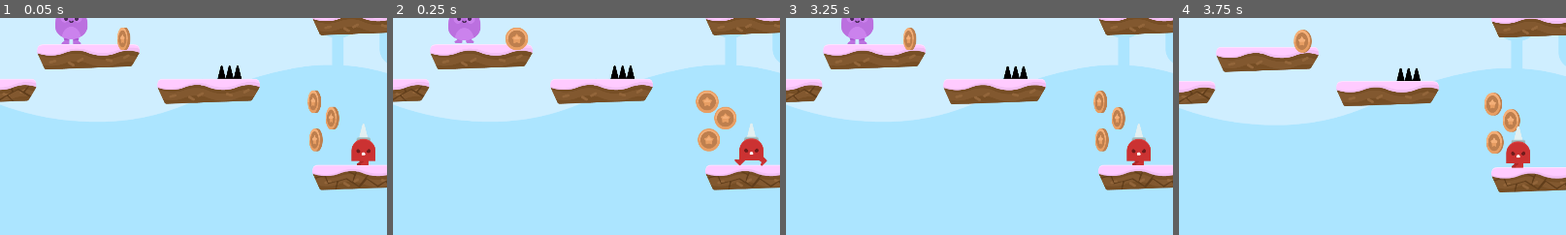
Above: before the commit, frames 1-4 (left to right).
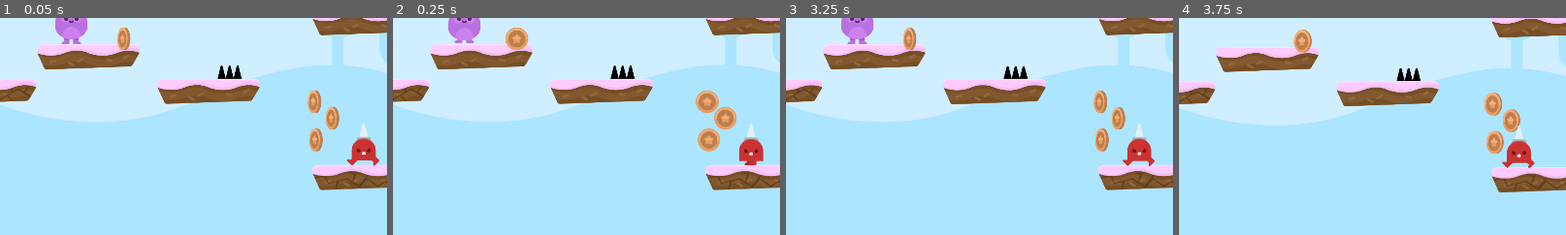
Above: after the commit, the same moments.

Repository: DiscoveringGodot/3_Hoppy_Days
Game: Godot game, scene res://Level 1.tscn
Two runs of this game, one before a commit and one after it. Both use one fixed random seed, a clock stepped at 60 frames per second and the inputs below.
Inputs:
- Up to frame 1 (0.05 s): no input
- Up to frame 2 (0.25 s): no input
- Up to frame 3 (3.25 s): hold Up (ui_up) 0.53-1.28 s; hold Right (ui_right) 0.53-2.03 s; tap Up (ui_up) at 1.35, 1.52, 1.82 s; hold Left (ui_left) 2.03-2.75 s; hold Up (ui_up) 2.03-2.75 s; click "Again!" at 2.75 s
- Up to frame 4 (3.75 s): hold Right (ui_right) from 3.53 s (still down); tap Up (ui_up) at 3.6 s
The pictures show only the part of the screen within x 12-62%, y 50-100%; the shares and areas given below are measured in that part.

The runs differ from the first frame. In frame 1, 0.2% of the frame differs, in the area x 89-98%, y 49-69%; in frame 2, 0.2%; in frame 3, 0.2%; in frame 4, 0.3%, in the area x 83-92%, y 49-70%.

Commit message:
Cursory review of all other scripts EXCEPT Player

Diff:
--- a/Level 1.tscn
+++ b/Level 1.tscn
@@ -223,6 +223,10 @@
 editor/display_folded = true
 position = Vector2( 1600.45, 755.259 )
 
+[node name="AnimatedSprite" parent="NPCs/NPC_SpkieMan/Area2D" index="1"]
+
+frame = 0
+
 [node name="JumpPads" type="Node2D" parent="." index="5"]
 
 editor/display_folded = true
--- a/scripts/Coin.gd
+++ b/scripts/Coin.gd
@@ -10,13 +10,17 @@
 		return
 
 	var bodies = get_overlapping_bodies()
-	for body in bodies: # look for alternative to searching all bodies every frame
+	for body in bodies: # look for alternative to searching all bodies every frame. Is there a collision message / signal?
 		if body.name == "Player":
-			# find some way of breaking-out the line below...
-			$Tween.interpolate_property($AnimatedSprite, "scale", Vector2(1,1), Vector2(0,0), 0.3, Tween.TRANS_QUAD, Tween.EASE_IN, 0)
-			$Tween.start()
+			tween()
 			emit_signal("Coin_Pickup")
 			taken = true
 
+func tween():
+	$Tween.interpolate_property(
+		$AnimatedSprite, "scale", Vector2(1,1), Vector2(0,0),
+		0.3, Tween.TRANS_QUAD, Tween.EASE_IN, 0)
+	$Tween.start()
+
 func _on_Tween_tween_completed(object, key):
 	queue_free() # nice habit
--- a/scripts/EndGame.gd
+++ b/scripts/EndGame.gd
@@ -1,4 +1,4 @@
 extends Node2D
 
 func _on_TextureButton_pressed():
-	get_tree().change_scene("res://Level 1.tscn")
+	get_tree().change_scene("res://Level 1.tscn") # any way to avoid hard-coded string reference?
--- a/scripts/GUI.gd
+++ b/scripts/GUI.gd
@@ -2,7 +2,6 @@
 
 onready var livestext = $GUI/Banner/LivesText
 onready var cointext = $GUI/Banner/CoinText
-
 
 var lives = 3
 var coins = 00
@@ -14,14 +13,13 @@
 	livestext.text = str(lives)
 	cointext.text = str(coins)
 
-func _on_Player_coin_up():
+func _on_Player_coin_up(): # suggest re-name to lowercase p UNLESS Godot created this for us
 	var tween = $GUI/Banner/CoinLogo/CoinTween
 	coins +=1
 	tween.interpolate_property($GUI/Banner/CoinLogo, "rect_scale",
-			Vector2(1.25,1.25), Vector2(1,1), .2, Tween.TRANS_BOUNCE,
+			Vector2(1.25,1.25), Vector2(1,1), .2, Tween.TRANS_BOUNCE,  # take out constant 1.25 magic numbers
 			Tween.EASE_IN_OUT, 0)
 	tween.start()
-
 	update_GUI()
 
 func _on_Player_life_down():
@@ -37,5 +35,5 @@
 func _life_tween():
 	var tween = $GUI/Banner/BunnyLogo/LifeTween
 	tween.interpolate_property($GUI/Banner/BunnyLogo, "rect_scale",
-			Vector2(1.25,1.25), Vector2(1,1), .2, Tween.TRANS_BOUNCE, Tween.EASE_IN_OUT, 0)
+			Vector2(1.25,1.25), Vector2(1,1), .2, Tween.TRANS_BOUNCE, Tween.EASE_IN_OUT, 0) # take out constant 1.25 magic numbers
 	tween.start()
--- a/scripts/JumpPad.gd
+++ b/scripts/JumpPad.gd
@@ -3,7 +3,7 @@
 func _physics_process(delta):
 	var bodies = get_overlapping_bodies()
 	for body in bodies:
-		if body.name == "Player":
+		if body.name == "Player": # again really search all overlapping bodies every frame?
 			$AnimatedSprite.animation = "launch"
 			$Timer.start()
 
--- a/scripts/Lightning.gd
+++ b/scripts/Lightning.gd
@@ -12,10 +12,10 @@
 	global_position.x = xpos
 	var bodies = get_overlapping_bodies()
 	for body in bodies:
-			if body.name == "Player":
-				emit_signal("body_shape_entered",0,body,0,0 )
-				queue_free()
-			else:
-				queue_free()
+		if body.name == "Player":
+			emit_signal("body_shape_entered",0,body,0,0 )
+			queue_free()
+		else:
+			queue_free()
 	if not $VisibilityNotifier2D.is_on_screen():
 		queue_free()
--- a/scripts/Player.gd
+++ b/scripts/Player.gd
@@ -46,7 +46,7 @@
 
 func jump():
 	if is_on_floor() == true:
-		if Input.is_action_pressed("ui_up"):
+		if Input.is_action_pressed("ui_up"): # suggest binding spacebar as well as up-arrow to jump
 			motion.y = JUMP_HEIGHT
 			$Jump_sfx.play()
 
--- a/scripts/SpikesTop.gd
+++ b/scripts/SpikesTop.gd
@@ -6,6 +6,6 @@
 	var bodies = get_overlapping_bodies()
 	for body in bodies:
 		if body.name == "Player":
-			emit_signal("hurt")
+			emit_signal("hurt") # really string-referenced?
 		else:
 			return
